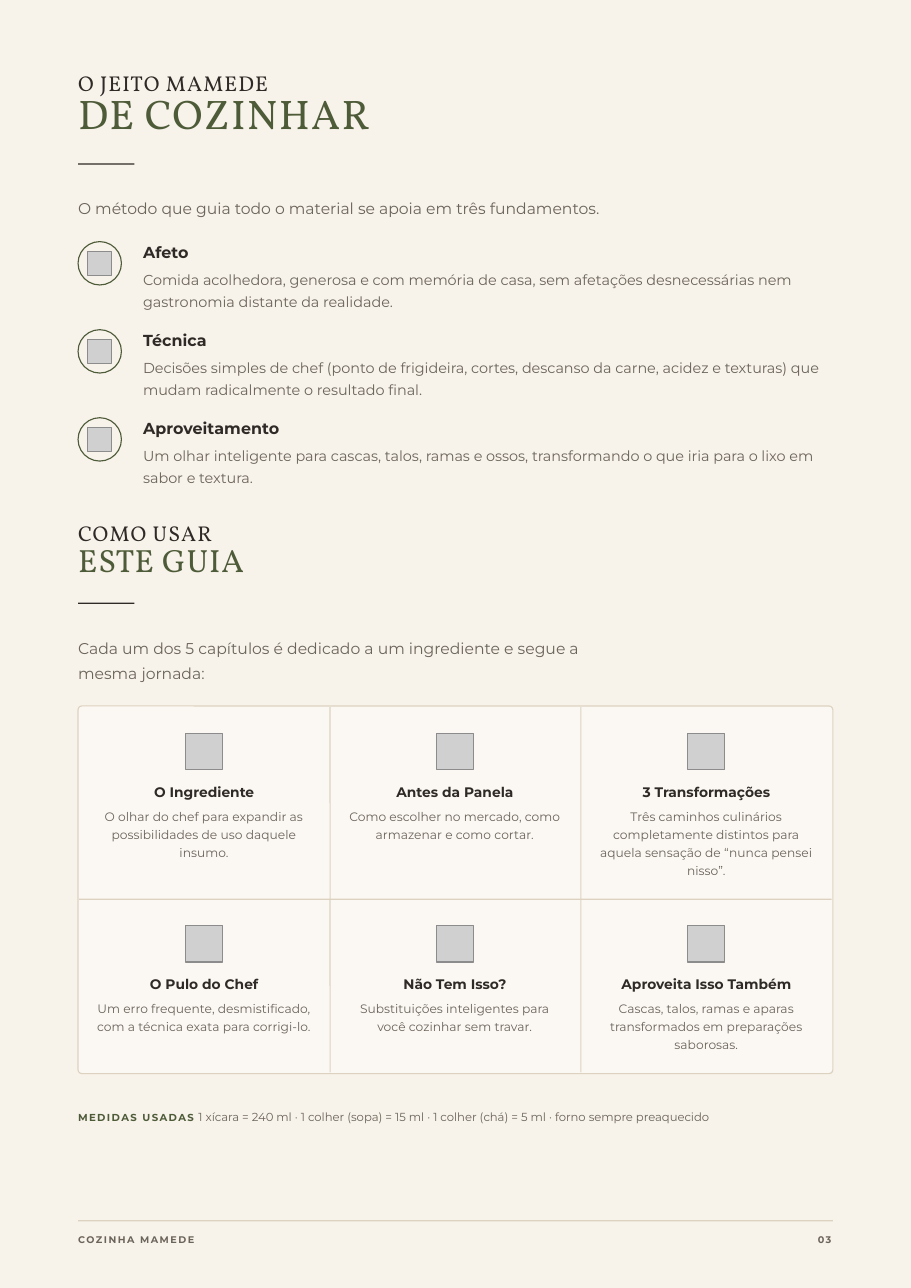
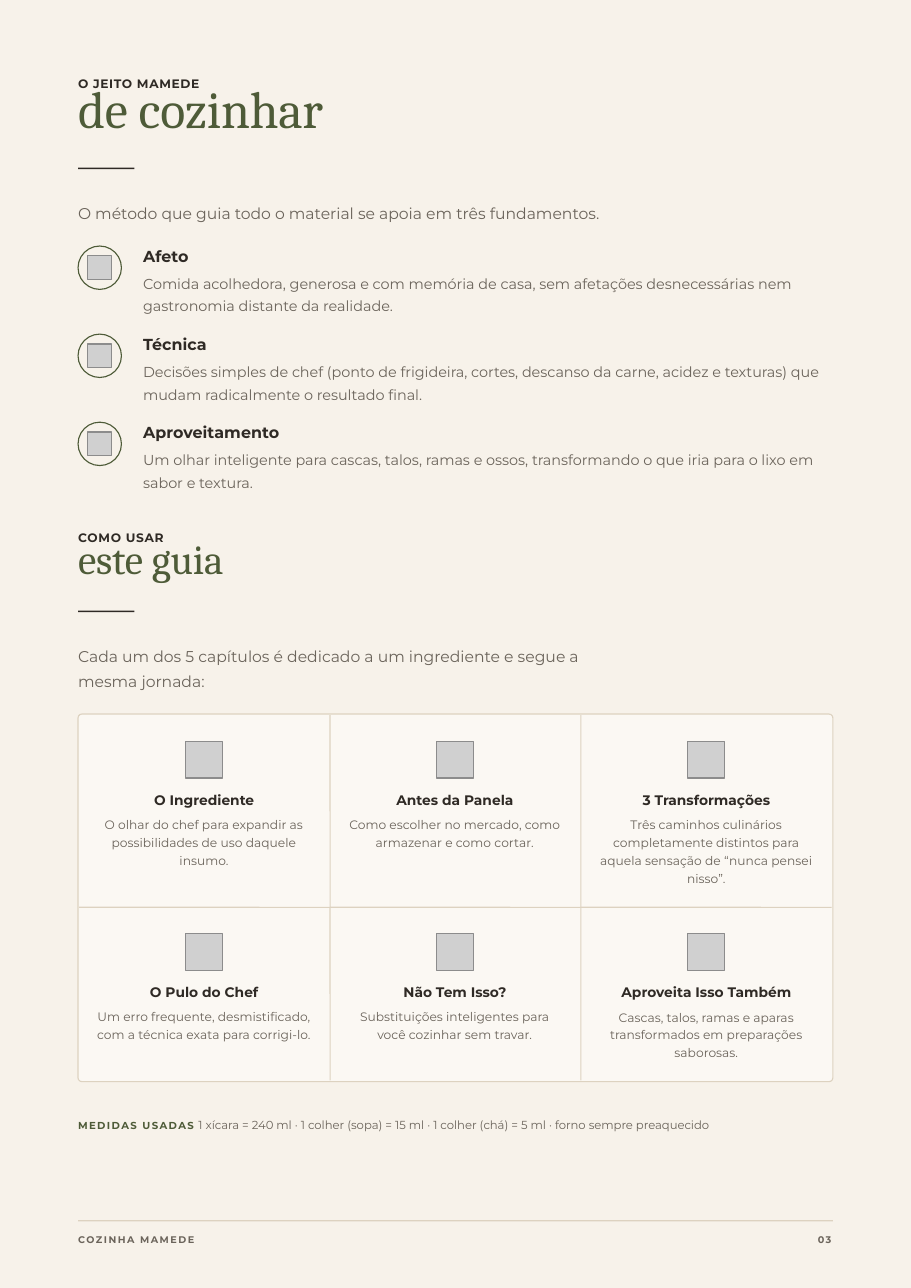
Before and after one commit to monelleayabamensah-hub/ebook-receitas, a slide deck: slide 3 of versoes/VERSAO COM FOTOGRAFIAS/Cozinha-Mamede-Canva.pptx. Drawn at 911x1288 pixels with LibreOffice and Linux fonts; fonts in the diff are those of the drawing; grey boxes stand for pictures. Boxes give left, top, right and bottom in pixels: in the first picture for what was removed or moved away, otherwise in the second. Text is boxed around its words. In the diff, an @@ line names an element or a change of style, - is before the commit and + after.

```diff
--- a/versoes/VERSAO COM FOTOGRAFIAS/Cozinha-Mamede-Canva.pptx
+++ b/versoes/VERSAO COM FOTOGRAFIAS/Cozinha-Mamede-Canva.pptx
@@ text at <box>78,80,323,129</box>: text changed; size 27 to 34 pt; font Vollkorn to Cambria @@
-DE COZINHAR
+de cozinhar
@@ text "O JEITO MAMEDE" at <box>78,79,200,88</box>: size 14 to 8 pt, font Vollkorn to Montserrat, letter spacing 0.7 to 0.4 pt, bold on; line spacing 16.1pt to 11.2pt @@
@@ text at <box>78,536,224,583</box>: text changed; size 21 to 27 pt; font Vollkorn to Cambria @@
-ESTE GUIA
+este guia
@@ text "COMO USAR": place and size @@
-text "COMO USAR" at <box>78,526,212,541</box>
+text "COMO USAR" at <box>78,533,164,542</box>
@@ text "COMO USAR" at <box>78,533,164,542</box>: size 14 to 8 pt, font Vollkorn to Montserrat, letter spacing 0.7 to 0.4 pt, bold on; line spacing 16.1pt to 11.2pt @@
@@ 7 texts, 6 pictures, 3 rounded rectangles, 2 rectangles: place and size @@
-7 texts, 6 pictures, 3 rounded rectangles, 2 rectangles at <box>78,163,819,770</box>
+7 texts, 6 pictures, 3 rounded rectangles, 2 rectangles at <box>78,167,819,778</box>
@@ 14 texts, 7 lines, 3 pictures, 1 rounded rectangle: place and size @@
-14 texts, 7 lines, 3 pictures, 1 rounded rectangle at <box>78,642,833,1123</box>
+14 texts, 7 lines, 3 pictures, 1 rounded rectangle at <box>78,650,833,1131</box>
```
Also in this commit, not shown: 40 other slides changed, 19 other files.
